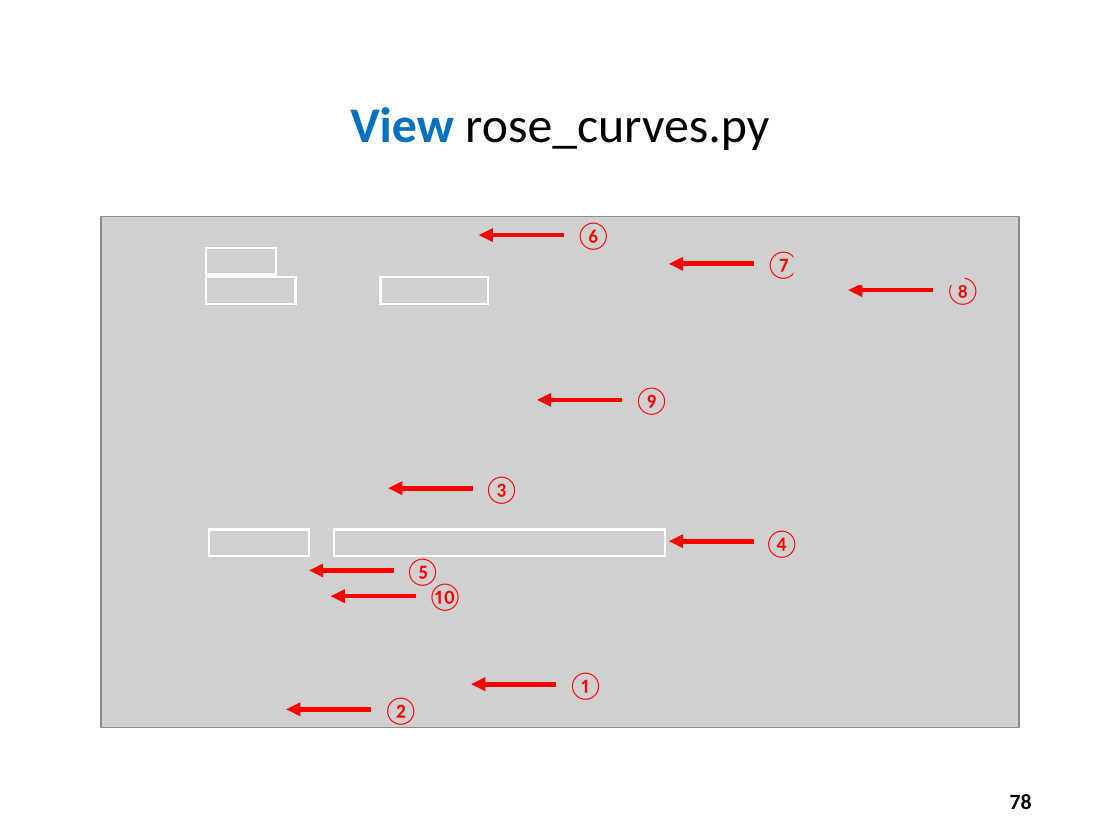
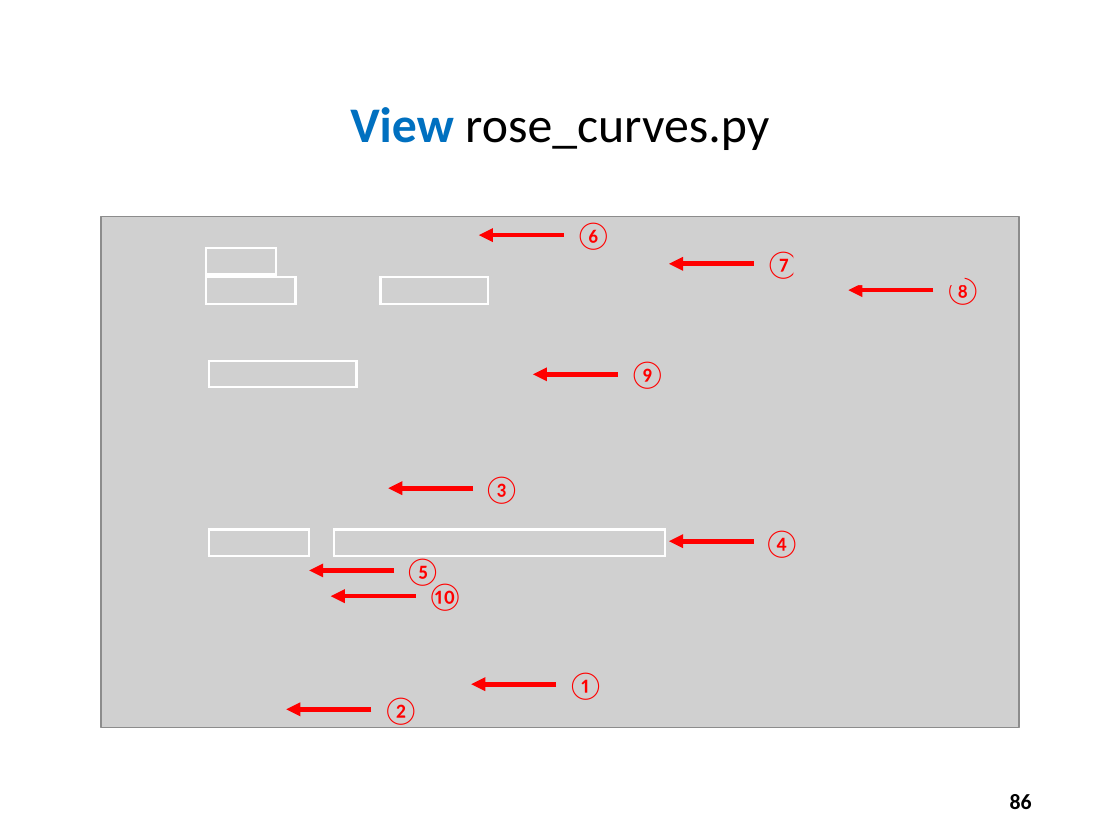
Before and after one commit to dbiersach/scicomp101, a slide deck: slide 86 of Session 07 - Trigonometry and Polar Graphs/Session 07 - Trigonometry and Polar Graphs.pptx (slide 78 before the commit). Drawn at 1120x840 pixels with LibreOffice and Linux fonts; fonts in the diff are those of the drawing; grey boxes stand for pictures. Boxes give left, top, right and bottom in pixels: in the first picture for what was removed or moved away, otherwise in the second. Text is boxed around its words. In the diff, an @@ line names an element or a change of style, - is before the commit and + after.

```diff
--- a/Session 07 - Trigonometry and Polar Graphs/Session 07 - Trigonometry and Polar Graphs.pptx
+++ b/Session 07 - Trigonometry and Polar Graphs/Session 07 - Trigonometry and Polar Graphs.pptx
@@ text "⑨": place and size @@
-text "⑨" at [633,387,670,415]
+text "⑨" at [629,361,666,389]
@@ rectangle added at [209,361,357,388], outline #FFFFFF 1.5 pt @@
@@ arrow moved from (622, 400) - (538, 400) to (618, 374) - (533, 374) @@
@@ page number at [1010,794,1032,809]: text changed @@
-78
+86
```
Also in this commit, not shown: 17 other slides changed, 9 slides added, 1 slide removed, 1 other file.
